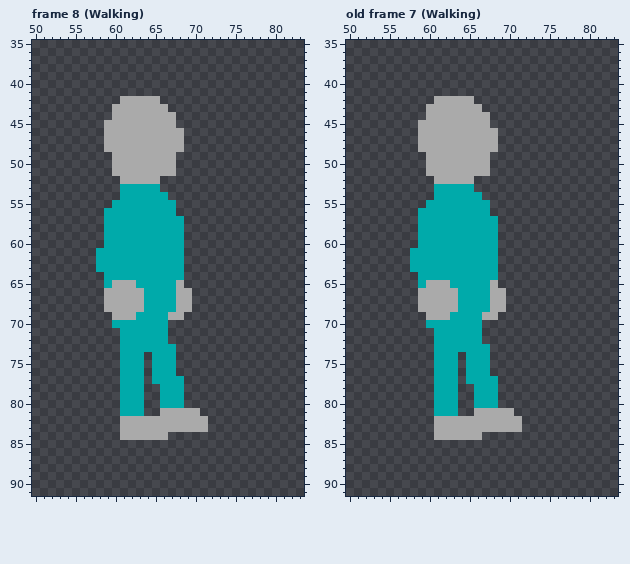
Pixel-art file, stored at Art/Trooper.ase. The picture above was drawn from the file before the commit.
128x128 pixels, 8 frames. Shown: frame 8 (Walking): x 50..83, y 35..91; old frame 7 (Walking): x 50..83, y 35..91. The commit also changed other frames, which this record leaves out.
The same view after the edit:
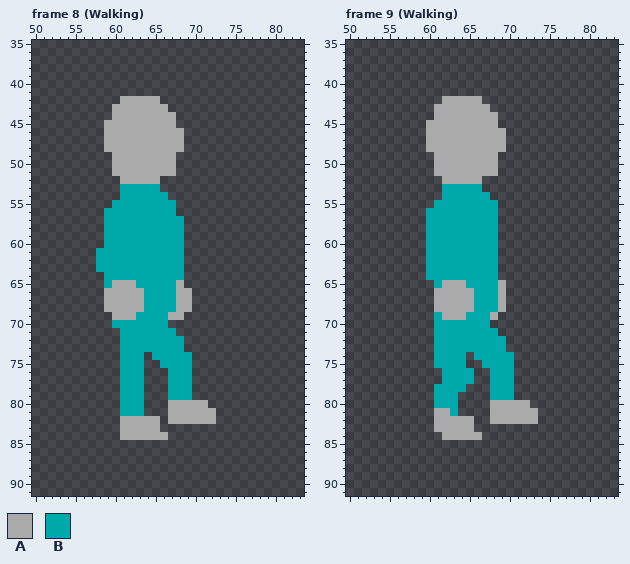
Palette (. is transparent): A #aaaaaa  B #00aaaa
A new or re-ordered frame is compared with the old frame closest to it.
The exact change:
frames 8 -> 11
Changed rows in their new state; - is an unchanged pixel.
Frame 8 (Walking):
first column x 65:
71 --B-----
72 --BB----
73 ---B----
74 ---BB---
75 .--BB---
76 ..-BB---
77 ..--B---
78 -.--B---
79 -.--B---
80 -.AAAAA-
81 -.----AA
82 -.-----A
83 -......-
Frame 9 (Walking) is new; against old frame 7 (Walking):
first column x 58:
42 ---.----A-------
43 --.------A------
44 --.-------A-----
45 -.--------A-----
46 -.---------A----
47 -.---------A----
48 -.---------A----
49 --.-------A-----
50 --.-------A-----
51 --.-------A-----
52 ---.----A-------
53 ---.----B-------
54 ---.-----B------
55 --.-------B-----
56 -.--------B-----
57 -.--------------
58 -.--------------
59 -.--------------
60 -.--------------
61 ..--------------
62 ..--------------
63 ..--------------
64 -.--------------
65 -..B-AA---BA----
66 -..---AA--B-----
67 -..---AA--B-----
68 -..---AA--B-----
69 --.B-AA--B------
70 --.------B------
71 ---------BB-----
72 ---------BBB----
73 ----------BB----
74 ------B.--BBB---
75 ------B..-BBB---
76 ---.--B-..BBB---
77 ---.--B-..-BB---
78 ------B-..-BB---
79 --------..-BB---
80 --------..AAAAA-
81 ---AA---..---AAA
82 --------..----AA
83 --------......--
84 ---.------------
Where, in picture pixels (left, top, right, bottom), the same in both pictures:
changed: (152, 328, 216, 432)
changed: (410, 96, 538, 440)
